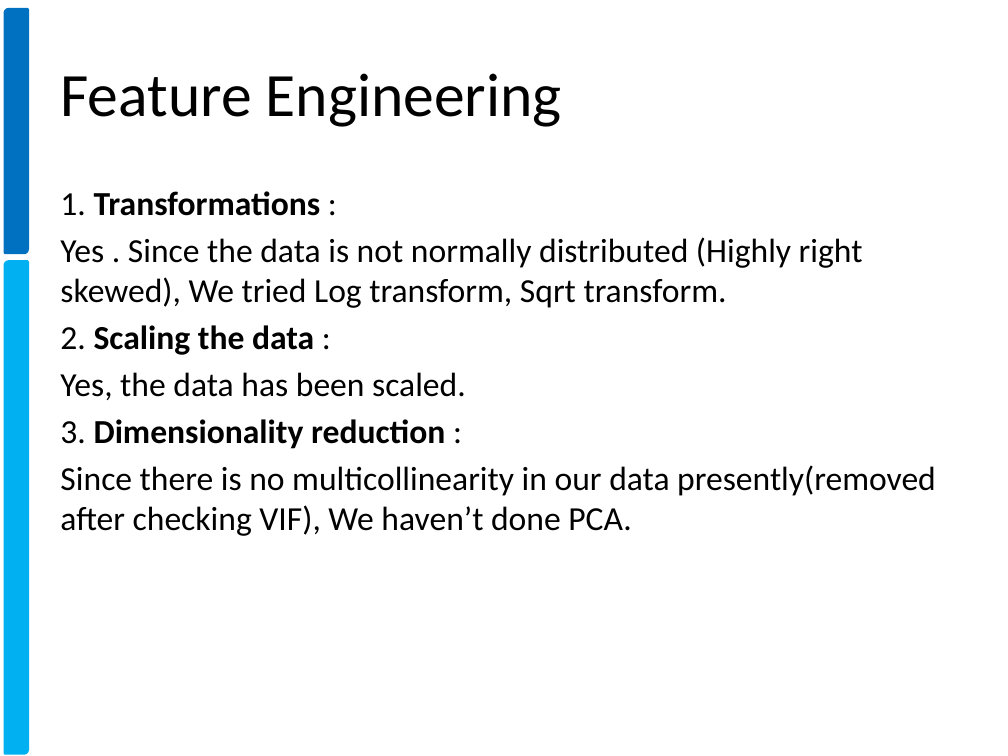
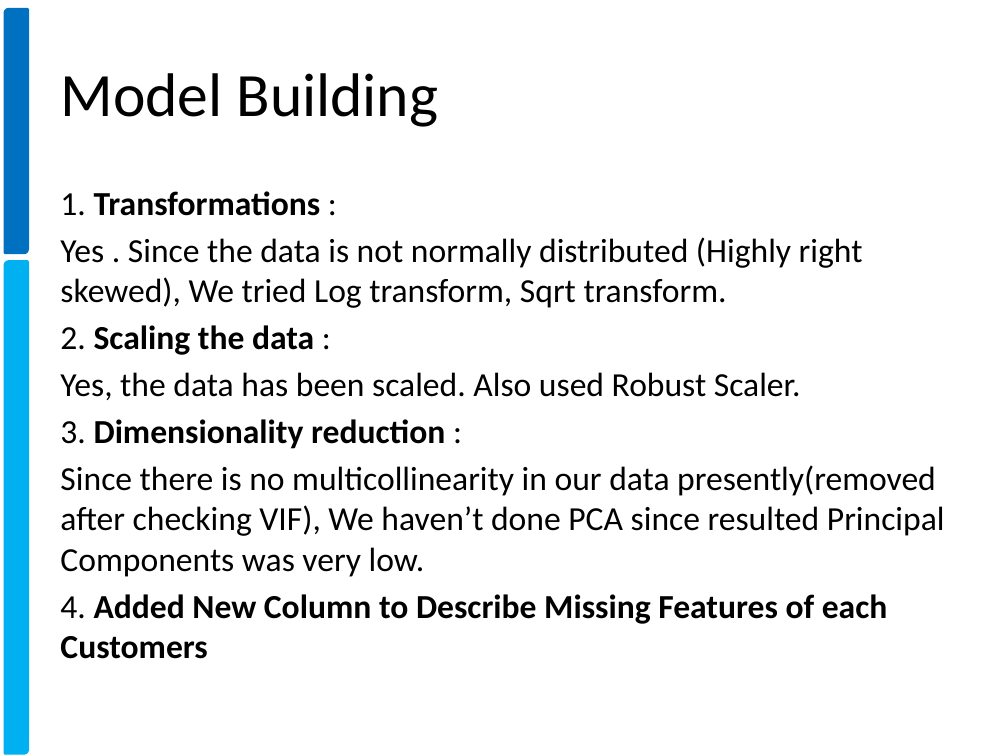
Before and after one commit to xavierigneous/Vehicle-Loan-Default-Prediction, a slide deck: slide 11 of Pravin Kumar/Vehicle Loan Default Prediction.pptx (slide 12 before the commit). Drawn at 1008x756 pixels with LibreOffice and Linux fonts; fonts in the diff are those of the drawing; background and template pictures are left out. Boxes give left, top, right and bottom in pixels: in the first picture for what was removed or moved away, otherwise in the second. Text is boxed around its words. In the diff, an @@ line names an element or a change of style, - is before the commit and + after.

```diff
--- a/Pravin Kumar/Vehicle Loan Default Prediction.pptx
+++ b/Pravin Kumar/Vehicle Loan Default Prediction.pptx
@@ title at (60, 73, 439, 127): text changed @@
-Feature Engineering
+Model Building
@@ text at (60, 372, 801, 400): text changed @@
-Yes, the data has been scaled.
+Yes, the data has been scaled. Also used Robust Scaler.
@@ text at (60, 465, 945, 659): text changed @@
-Since there is no multicollinearity in our data presently(removed after checking VIF), We haven’t done PCA.
+Since there is no multicollinearity in our data presently(removed after checking VIF), We haven’t done PCA since resulted Principal Components was very low.
+4. Added New Column to Describe Missing Features of each Customers
```
Also in this commit, not shown: 6 other slides changed, 8 slides added, 5 slides removed, 3 other files.
